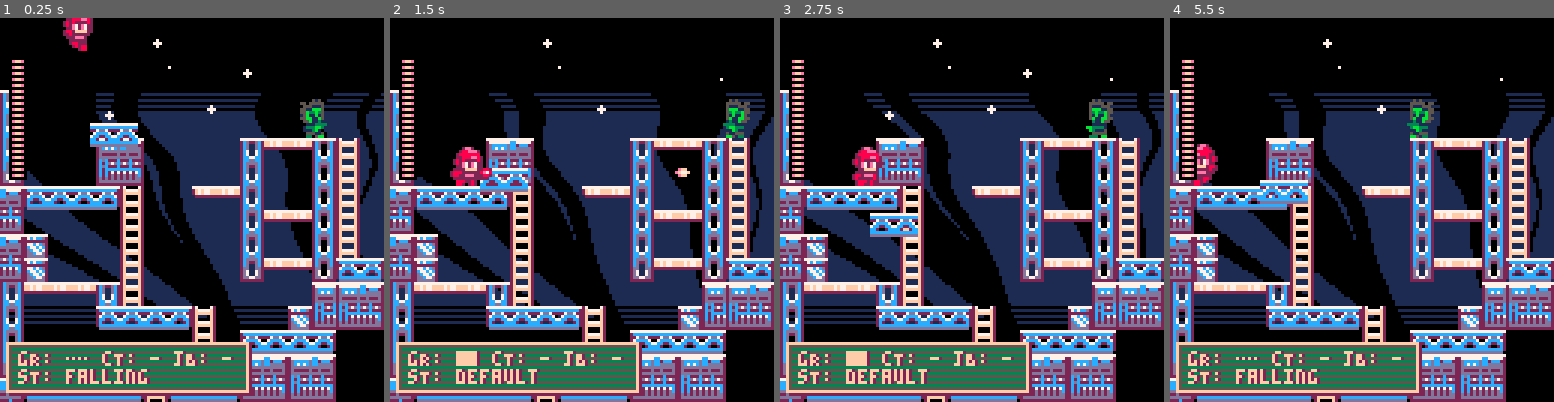
Above: before the commit, frames 1-4 (left to right).
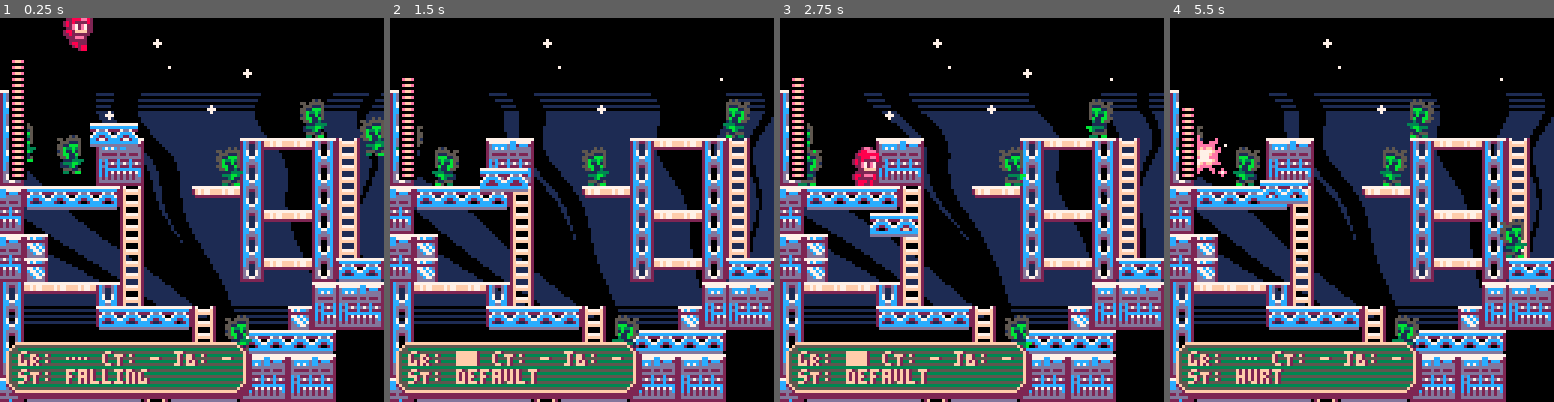
Above: after the commit, the same moments.

Repository: whckmstrjck/picoboy
Game: PICO-8 cartridge picoboy.p8
The game is run twice, just before and just after one commit, with the same random seed, the same clock (stepped at 60 frames per second) and the same inputs.
Inputs:
- Up to frame 1 (0.25 s): no input
- Up to frame 2 (1.5 s): tap X (X key) at 0.33, 1.07 s; tap O (Z key) at 0.7 s
- Up to frame 3 (2.75 s): hold Right 1.6-2.1 s; tap O (Z key) at 1.7, 2.1, 2.5 s; tap X (X key) at 1.85 s; hold Up 2.15-2.42 s; hold Right from 2.47 s (still down)
- Up to frame 4 (5.5 s): tap O (Z key) every 0.4 s from 2.9 to 5.3 s; tap X (X key) at 2.97, 4.08, 5.2 s; release Right at 3.03 s; hold Left 3.08-3.58 s; hold Down 3.63-3.97 s; hold Right 4.02-4.68 s; hold Up 4.73-5.03 s; hold Left from 5.08 s (still down)

The runs differ from the first frame. In frame 1, 2.6% of the frame differs, in the area x 1-100%, y 25-100%; in frame 2, 3.0%; in frame 3, 2.0%; in frame 4, 4.0%, in the area x 1-93%, y 10-100%.

Commit message:
Refactor player debug rendering for improved visuals and consistency

Diff:
--- a/lua/_init.lua
+++ b/lua/_init.lua
@@ -7,17 +7,18 @@
   })
 
   platforms = { Platform:new({ x = 30, y = 16, moving = true }) }
+  -- platforms = {}
   enemies = {}
   particles = {}
 
-  -- for i = 1, 5 do
-  --   add(
-  --     enemies, LilBot:new({
-  --       x = rnd(140),
-  --       y = rnd(120)
-  --     })
-  --   )
-  -- end
+  for i = 1, 5 do
+    add(
+      enemies, LilBot:new({
+        x = rnd(140),
+        y = rnd(120)
+      })
+    )
+  end
   add(
     enemies, LilBot:new({
       x = 100,
--- a/lua/classes/player/player.lua
+++ b/lua/classes/player/player.lua
@@ -453,7 +453,7 @@
     local debug_x = 2
     local debug_y = 108
     local debug_w = 80
-    local debug_h = 16
+    local debug_h = 17
 
     local grounded_str = '…'
     if grounded == 'ladder' then
@@ -468,12 +468,14 @@
 
     grounded_str = grounded_str .. ' cT: ' .. (coyote_time == 0 and '-' or coyote_time) .. ' jB: ' .. (jump_buffer == 0 and '-' or jump_buffer)
 
-    rectfill(debug_x + 1, debug_y + 1, debug_x + debug_w + 1, debug_y + debug_h + 1, 2)
-    rectfill(debug_x, debug_y, debug_x + debug_w, debug_y + debug_h, 5)
+    local radius = 4
+
+    rrectfill(debug_x + 1, debug_y + 1, debug_w + 1, debug_h + 1, radius, 2)
+    rrectfill(debug_x, debug_y, debug_w, debug_h, radius, 5)
     fillp(▤)
-    rectfill(debug_x + 2, debug_y, debug_x + debug_w, debug_y + debug_h, 3)
+    rrectfill(debug_x + 2, debug_y + 1, debug_w - 2, debug_h - 2, radius, 3)
     fillp()
-    rect(debug_x, debug_y, debug_x + debug_w, debug_y + debug_h, 15)
+    rrect(debug_x, debug_y, debug_w, debug_h, radius, 15)
     print('gR: ' .. grounded_str .. '\nsT: ' .. state, debug_x + 5, debug_y + 3, 2)
     print('gR: ' .. grounded_str .. '\nsT: ' .. state, debug_x + 4, debug_y + 3, 15)
   end
